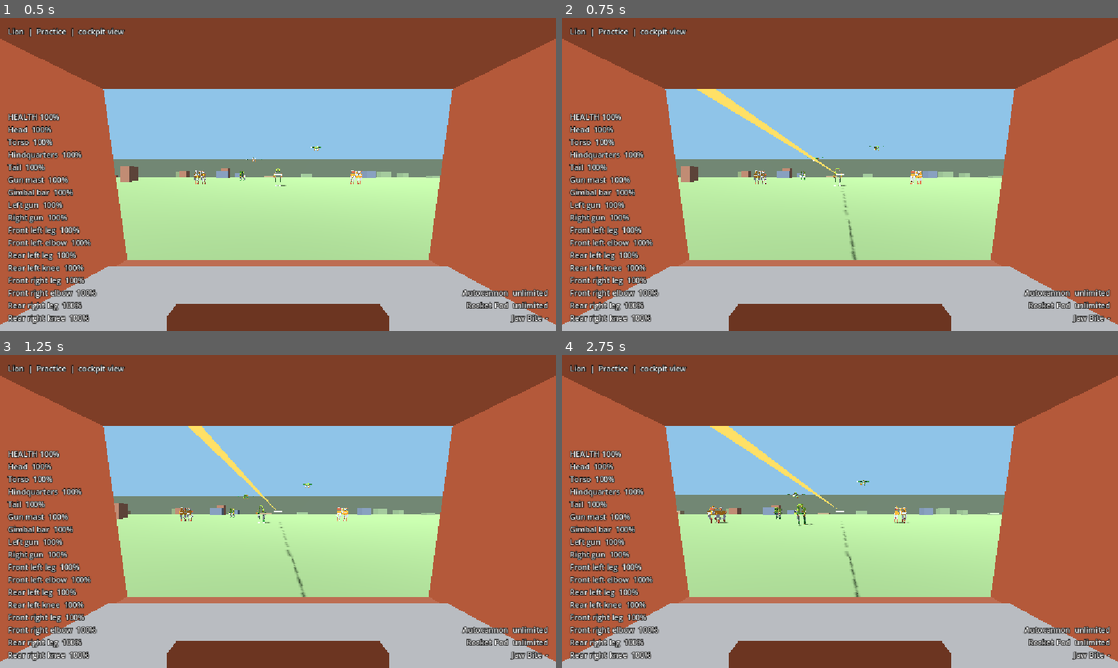
Above: before the commit, frames 1-4 (two rows, left to right).
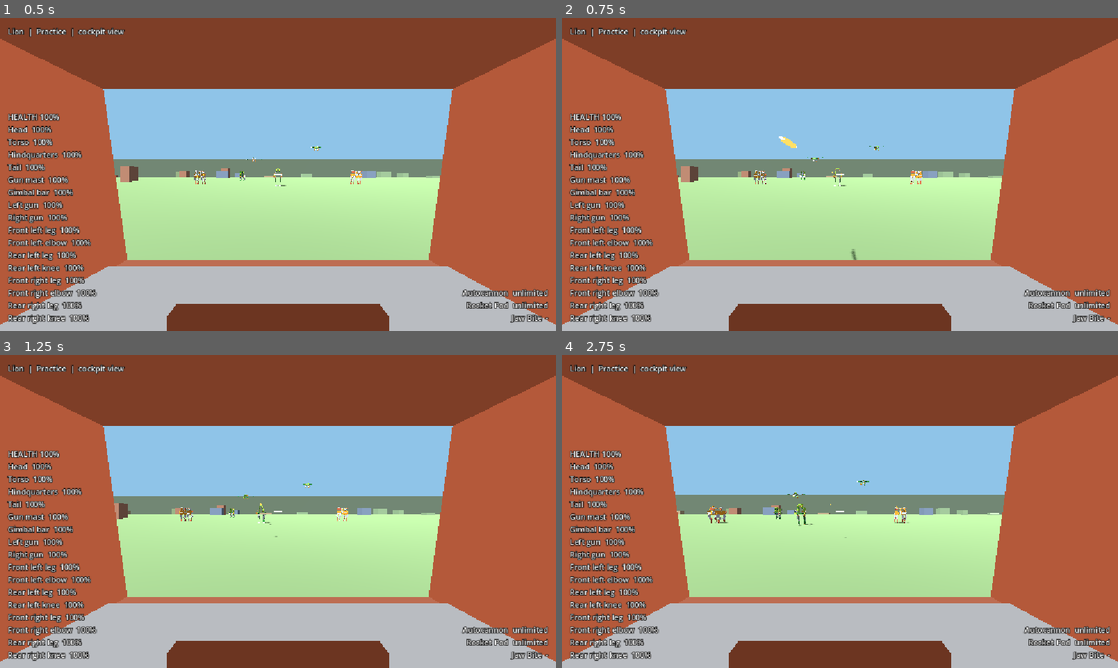
Above: after the commit, the same moments.

Repository: jacksonhcnz/animalmechcombatgame
Game: Godot game, scene res://scenes/test_range.tscn
Two runs of this game, one before a commit and one after it. Both use one fixed random seed, a clock stepped at 60 frames per second and the inputs below. This scene is started directly instead of the project's main scene.
Inputs (mouse positions are in pixels of both pictures, inside the frame that each line leads up to):
- Up to frame 1 (0.5 s): no input
- Up to frame 2 (0.75 s): tap Enter at 0.5 s; move the mouse to (962, 158) at 0.52 s; press the mouse at (962, 158) at 0.53 s; hold E (strafe_right) from 0.53 s (still down)
- Up to frame 3 (1.25 s): keep holding E (strafe_right)
- Up to frame 4 (2.75 s): move the mouse to (812, 511) at 1.27 s; release E (strafe_right) at 1.28 s; release the mouse at (812, 511) at 1.28 s; hold W (move_forward) from 1.28 s (still down); tap Space (ascend) at 1.35 s; click (812, 511) at 1.55 s; move the mouse to (851, 505) at 2.02 s; press the mouse at (851, 505) at 2.03 s; tap Z (center_aim) at 2.1 s

Frame 1 is identical in both runs. In frame 2, 0.5% of the frame differs, in the area x 24-53%, y 22-74%; in frame 3, 0.4%; in frame 4, 0.6%, in the area x 26-54%, y 22-78%.

Commit message:
Projectiles: bullets fly, grenades arc, rockets look like rockets with blast damage
Co-Authored-By: Claude Sonnet 5.5 <noreply@anthropic.com>
Claude-Session: https://claude.ai/code/session_016ZAQzFNjMzKqDtLtG2bAjQ

Diff:
--- a/data/balance.json
+++ b/data/balance.json
@@ -1,4 +1,4 @@
 {
-	"version": 4,
+	"version": 5,
 	"notes": "Bump the version whenever any gameplay value in data/ changes."
 }
--- a/data/weapons/autocannon.json
+++ b/data/weapons/autocannon.json
@@ -10,6 +10,7 @@
 	"weight": 15.0,
 	"ammo_weight": 0.05,
 	"spread_deg": 0.4,
+	"projectile": {"model": "bullet", "speed": 260.0},
 	"tracer_color": "#ffe066",
 	"muzzle": 2.45,
 	"visual": [
--- a/data/weapons/flak_burst.json
+++ b/data/weapons/flak_burst.json
@@ -10,6 +10,7 @@
 	"weight": 10.0,
 	"ammo_weight": 0.2,
 	"spread_deg": 3.0,
+	"projectile": {"model": "pellet", "speed": 180.0, "gravity": 4.0, "splash_radius": 4.0, "splash_damage": 8.0},
 	"tracer_color": "#ff6ad5",
 	"muzzle": 1.6,
 	"visual": [
--- a/data/weapons/grenade_launcher.json
+++ b/data/weapons/grenade_launcher.json
@@ -10,6 +10,7 @@
 	"weight": 14.0,
 	"ammo_weight": 0.5,
 	"spread_deg": 2.0,
+	"projectile": {"model": "grenade", "speed": 75.0, "gravity": 22.0, "min_arc_deg": 20.0, "splash_radius": 7.0, "splash_damage": 30.0},
 	"tracer_color": "#b6ff6a",
 	"muzzle": 1.7,
 	"visual": [
--- a/data/weapons/machine_gun.json
+++ b/data/weapons/machine_gun.json
@@ -10,6 +10,7 @@
 	"weight": 12.0,
 	"ammo_weight": 0.03,
 	"spread_deg": 0.9,
+	"projectile": {"model": "bullet", "speed": 240.0},
 	"tracer_color": "#fff0a0",
 	"muzzle": 1.5,
 	"visual": [
--- a/data/weapons/rocket_pod.json
+++ b/data/weapons/rocket_pod.json
@@ -10,6 +10,7 @@
 	"weight": 20.0,
 	"ammo_weight": 1.0,
 	"spread_deg": 1.2,
+	"projectile": {"model": "rocket", "speed": 130.0, "splash_radius": 6.0, "splash_damage": 25.0},
 	"tracer_color": "#ff8a4a",
 	"muzzle": 1.0,
 	"visual": [
--- a/data/weapons/sniper_cannon.json
+++ b/data/weapons/sniper_cannon.json
@@ -10,6 +10,7 @@
 	"weight": 22.0,
 	"ammo_weight": 0.6,
 	"spread_deg": 0.05,
+	"projectile": {"model": "bullet", "speed": 520.0},
 	"tracer_color": "#9fe8ff",
 	"muzzle": 3.6,
 	"visual": [
--- a/scripts/core/game_data.gd
+++ b/scripts/core/game_data.gd
@@ -8,6 +8,7 @@
 const MOVEMENT_TYPES: Array[String] = ["ground", "flying"]
 const WEAPON_KINDS: Array[String] = ["ranged", "melee"]
 const WEAPON_SLOTS: Array[String] = ["primary", "secondary", "melee"]
+const PROJECTILE_MODELS: Array[String] = ["bullet", "pellet", "rocket", "grenade"]
 const TONES: Array[String] = ["primary", "accent", "dark"]
 
 static var _cache: Dictionary = {}
@@ -87,6 +88,16 @@
 	for key in ["damage", "range", "fire_interval"]:
 		if float(w.get(key, 0.0)) <= 0.0:
 			p.append("%s: %s must be greater than 0" % [tag, key])
+	if w.has("projectile"):
+		var shot: Variant = w["projectile"]
+		if not shot is Dictionary or float(shot.get("speed", 0.0)) <= 0.0:
+			p.append("%s: projectile needs a speed above 0" % tag)
+		elif not PROJECTILE_MODELS.has(str(shot.get("model", ""))):
+			p.append("%s: projectile model must be one of %s" % [tag, PROJECTILE_MODELS])
+		elif float(shot.get("gravity", 0.0)) < 0.0 or float(shot.get("splash_radius", 0.0)) < 0.0 or float(shot.get("splash_damage", 0.0)) < 0.0:
+			p.append("%s: projectile gravity, splash_radius and splash_damage cannot be negative" % tag)
+		if w.get("kind", "") == "melee":
+			p.append("%s: melee weapons cannot fire projectiles" % tag)
 	if w.has("visual"):
 		p.append_array(_validate_visual(tag, w["visual"]))
 		if float(w.get("muzzle", 0.0)) <= 0.0:
--- a/scripts/mech/mech.gd
+++ b/scripts/mech/mech.gd
@@ -11,6 +11,10 @@
 signal destroyed(mech: Mech)
 ## A shot was fired. Servers broadcast it so every client can draw the tracer.
 signal fired(from: Vector3, to: Vector3, color: Color)
+## A real projectile left the muzzle: its start data, so a server can tell its clients.
+signal projectile_launched(info: Dictionary)
+## A projectile ended (hit something or ran out of life) at a position.
+signal projectile_ended(id: int, pos: Vector3, exploded: bool)
 
 const LAYER_WORLD := 1
 const LAYER_HITBOX := 2
@@ -86,6 +90,7 @@
 func setup(mech_id: String, ruleset: Ruleset, loadout: Dictionary = {}) -> void:
 	def = Loadout.apply(GameData.get_entry("mechs", mech_id), loadout)
 	rules = ruleset
+	add_to_group("mechs")
 	name = def.get("name", mech_id)
 	damage = DamageModel.new(def, ruleset)
 	damage.part_disabled.connect(_on_part_disabled)
@@ -336,6 +341,9 @@
 
 
 func _fire(weapon: WeaponState) -> void:
+	if weapon.def.has("projectile"):
+		_launch(weapon)
+		return
 	var origin := aim_origin()
 	var dir := aim_direction()
 	var spread := deg_to_rad(float(weapon.def.get("spread_deg", 0.0)))
@@ -362,6 +370,51 @@
 		var muzzle := mount_position(weapon.mount_id)
 		fired.emit(muzzle, end, tracer_color)
 		spawn_tracer(get_parent(), muzzle, end, tracer_color)
+
+
+## Fires a projectile from the muzzle at the point the crosshair is on. Grenades are lobbed
+## on an arc to land there.
+func _launch(weapon: WeaponState) -> void:
+	var origin := aim_origin()
+	var dir := aim_direction()
+	var spread := deg_to_rad(float(weapon.def.get("spread_deg", 0.0)))
+	if spread > 0.0:
+		dir = _apply_spread(dir, spread)
+	var reach := float(weapon.def["range"])
+	var aim_point := origin + dir * reach
+	var query := PhysicsRayQueryParameters3D.create(origin, aim_point, LAYER_WORLD | LAYER_HITBOX)
+	query.collide_with_areas = true
+	query.collide_with_bodies = true
+	query.exclude = _own_rids
+	var hit := get_world_3d().direct_space_state.intersect_ray(query)
+	if not hit.is_empty():
+		aim_point = hit["position"]
+	var muzzle := mount_position(weapon.mount_id)
+	var shot := Projectile.fire(weapon.def, muzzle, aim_point, self, float(def.get("damage_mult", 1.0)))
+	var parent := get_parent()
+	if parent == null:
+		shot.free()
+		return
+	parent.add_child(shot)
+	shot.global_position = muzzle
+	shot.finished.connect(func(id: int, pos: Vector3, exploded: bool) -> void: projectile_ended.emit(id, pos, exploded))
+	projectile_launched.emit(shot.to_info())
+
+
+func own_rids() -> Array[RID]:
+	return _own_rids
+
+
+## The part whose hitbox is nearest a point, as [part id, distance]. Used for blast damage.
+func nearest_part(point: Vector3) -> Array:
+	var best_id := ""
+	var best := INF
+	for part_id in _hitboxes:
+		var distance := (_hitboxes[part_id] as Node3D).global_position.distance_to(point)
+		if distance < best:
+			best = distance
+			best_id = part_id
+	return [best_id, best]
 
 
 func _apply_spread(dir: Vector3, spread: float) -> Vector3:
--- /dev/null
+++ b/scripts/mech/projectile.gd
@@ -0,0 +1,293 @@
+class_name Projectile
+extends Node3D
+## A shot in flight. The server (or the offline test range) runs the real one: it flies,
+## falls under gravity if the weapon has any (grenades arc), hits the first thing in its path
+## and deals damage. Network clients run a visual copy that does no damage and is ended by
+## a message from the server.
+
+signal finished(id: int, pos: Vector3, exploded: bool)
+
+const LIFT := Vector3.UP
+
+static var _next_id: int = 1
+
+var id: int = 0
+var model: String = "bullet"
+var velocity: Vector3 = Vector3.ZERO
+var gravity: float = 0.0
+var life: float = 2.0
+var color: Color = Color.WHITE
+var damage_amount: float = 0.0
+var splash_radius: float = 0.0
+var splash_damage: float = 0.0
+var shooter: Mech
+var authoritative: bool = false
+
+var _done: bool = false
+
+
+## A real projectile for a weapon, fired from `muzzle` towards `aim_point`.
+static func fire(weapon_def: Dictionary, muzzle: Vector3, aim_point: Vector3, shooter_mech: Mech, damage_mult: float) -> Projectile:
+	var cfg: Dictionary = weapon_def["projectile"]
+	var p := Projectile.new()
+	p.id = _next_id
+	_next_id += 1
+	p.model = str(cfg.get("model", "bullet"))
+	p.gravity = float(cfg.get("gravity", 0.0))
+	var speed := float(cfg["speed"])
+	p.velocity = launch_velocity(muzzle, aim_point, speed, p.gravity, float(cfg.get("min_arc_deg", 0.0)))
+	var reach := float(weapon_def["range"])
+	p.life = reach / speed + 0.3 if p.gravity <= 0.0 else 9.0
+	p.color = Color.html(str(weapon_def.get("tracer_color", "#ffffff")))
+	p.damage_amount = float(weapon_def["damage"]) * damage_mult
+	p.splash_radius = float(cfg.get("splash_radius", 0.0))
+	p.splash_damage = float(cfg.get("splash_damage", 0.0)) * damage_mult
+	p.shooter = shooter_mech
+	p.authoritative = true
+	return p
+
+
+## The velocity to launch with so a shot reaches `to`. With no gravity it is straight at the
+## target. With gravity it is a lob: the low arc at full speed, or, when that would be flatter
+## than `min_arc_deg`, a slower throw at that steeper angle so the arc stays clearly visible.
+## Out of reach it is the 45 degree angle at full speed, which goes furthest.
+static func launch_velocity(from: Vector3, to: Vector3, speed: float, g: float, min_arc_deg: float = 0.0) -> Vector3:
+	var delta := to - from
+	if g <= 0.0:
+		return (delta.normalized() if delta.length() > 0.01 else Vector3.FORWARD) * speed
+	var flat := Vector3(delta.x, 0.0, delta.z)
+	var x := flat.length()
+	if x < 0.01:
+		return (Vector3.UP if delta.y > 0.0 else Vector3.DOWN) * speed
+	var v2 := speed * speed
+	var disc := v2 * v2 - g * (g * x * x + 2.0 * delta.y * v2)
+	if disc < 0.0:
+		return (flat.normalized() * cos(PI / 4.0) + Vector3.UP * sin(PI / 4.0)) * speed
+	var angle := atan((v2 - sqrt(disc)) / (g * x))
+	var chosen_speed := speed
+	var floor_angle := deg_to_rad(min_arc_deg)
+	if angle < floor_angle:
+		var denominator := 2.0 * cos(floor_angle) * cos(floor_angle) * (x * tan(floor_angle) - delta.y)
+		if denominator > 0.0:
+			var needed := sqrt(g * x * x / denominator)
+			if needed <= speed:
+				angle = floor_angle
+				chosen_speed = needed
+	return (flat.normalized() * cos(angle) + Vector3.UP * sin(angle)) * chosen_speed
+
+
+func to_info() -> Dictionary:
+	return {"id": id, "model": model, "pos": global_position if is_inside_tree() else position, "vel": velocity, "g": gravity, "life": life, "color": color.to_html(false), "r": splash_radius}
+
+
+## A display-only copy built from `to_info` (what a network client does).
+static func from_info(info: Dictionary) -> Projectile:
+	var p := Projectile.new()
+	p.id = int(info["id"])
+	p.model = str(info["model"])
+	p.velocity = info["vel"]
+	p.gravity = float(info["g"])
+	p.life = float(info["life"])
+	p.color = Color.html(str(info["color"]))
+	p.splash_radius = float(info.get("r", 0.0))
+	return p
+
+
+func _ready() -> void:
+	_build_model()
+	_face_velocity()
+
+
+func _physics_process(delta: float) -> void:
+	if _done:
+		return
+	var from := global_position
+	velocity.y -= gravity * delta
+	var to := from + velocity * delta
+	life -= delta
+	if authoritative:
+		var query := PhysicsRayQueryParameters3D.create(from, to, Mech.LAYER_WORLD | Mech.LAYER_HITBOX)
+		query.collide_with_areas = true
+		query.collide_with_bodies = true
+		if shooter != null and is_instance_valid(shooter):
+			query.exclude = shooter.own_rids()
+		var hit := get_world_3d().direct_space_state.intersect_ray(query)
+		if not hit.is_empty():
+			global_position = hit["position"]
+			_impact(hit["collider"])
+			return
+		if life <= 0.0:
+			# A lob that never reached anything still bursts where it stopped.
+			_end(gravity > 0.0 and splash_radius > 0.0)
+			return
+	elif life <= 0.0:
+		_end(false)
+		return
+	global_position = to
+	_face_velocity()
+
+
+func _face_velocity() -> void:
+	if velocity.length() > 0.1:
+		var dir := velocity.normalized()
+		var up := Vector3.UP if absf(dir.y) < 0.98 else Vector3.RIGHT
+		global_basis = Basis.looking_at(dir, up)
+
+
+func _impact(collider: Object) -> void:
+	var direct: Mech = null
+	if collider is Node and collider.has_meta("part_id"):
+		direct = collider.get_meta("mech")
+		if is_instance_valid(direct) and shooter != null:
+			direct.take_hit(collider.get_meta("part_id"), damage_amount, shooter)
+		else:
+			direct = null
+	if splash_radius > 0.0 and splash_damage > 0.0:
+		for node in get_tree().get_nodes_in_group("mechs"):
+			var other := node as Mech
+			if other == null or other == direct or other == shooter or other.is_dead() or other.remote_mode:
+				continue
+			var near := other.nearest_part(global_position)
+			var distance := float(near[1])
+			if distance < splash_radius:
+				other.take_hit(str(near[0]), splash_damage * (1.0 - distance / splash_radius), shooter)
+	_end(splash_radius > 0.0)
+
+
+func _end(exploded: bool) -> void:
+	if _done:
+		return
+	_done = true
+	finished.emit(id, global_position, exploded)
+	if exploded:
+		spawn_explosion(get_parent(), global_position, splash_radius, color)
+	queue_free()
+
+
+## A quick expanding burst, used where a rocket or grenade lands.
+static func spawn_explosion(parent: Node, pos: Vector3, radius: float, tint: Color) -> void:
+	if parent == null or not parent.is_inside_tree() or radius <= 0.0:
+		return
+	var ball := MeshInstance3D.new()
+	var sphere := SphereMesh.new()
+	sphere.radius = 1.0
+	sphere.height = 2.0
+	sphere.radial_segments = 12
+	sphere.rings = 6
+	ball.mesh = sphere
+	var material := StandardMaterial3D.new()
+	material.albedo_color = Color(1.0, 0.6, 0.2, 0.85).lerp(tint, 0.25)
+	material.shading_mode = BaseMaterial3D.SHADING_MODE_UNSHADED
+	material.transparency = BaseMaterial3D.TRANSPARENCY_ALPHA
+	ball.material_override = material
+	ball.scale = Vector3.ONE * radius * 0.2
+	parent.add_child(ball)
+	ball.global_position = pos
+	var tween := ball.create_tween()
+	tween.set_parallel(true)
+	tween.tween_property(ball, "scale", Vector3.ONE * radius * 0.6, 0.35)
+	tween.tween_property(material, "albedo_color:a", 0.0, 0.35)
+	tween.chain().tween_callback(ball.queue_free)
+
+
+# ---- models
+
+func _build_model() -> void:
+	match model:
+		"rocket":
+			_build_rocket()
+		"grenade":
+			_build_grenade()
+		"pellet":
+			_add_mesh(_sphere(0.34), Vector3.ZERO, Vector3.ZERO, color, true)
+		_:
+			var length := 1.4
+			_add_mesh(_box(Vector3(0.16, 0.16, length)), Vector3.ZERO, Vector3.ZERO, color, true)
+			_add_mesh(_box(Vector3(0.07, 0.07, length * 1.5)), Vector3.ZERO, Vector3.ZERO, Color.WHITE, true)
+
+
+func _build_rocket() -> void:
+	var metal := Color("#d3d6da")
+	var red := Color("#c0392b")
+	_add_mesh(_cylinder(0.36, 0.36, 1.7), Vector3.ZERO, Vector3(90, 0, 0), metal, false)
+	_add_mesh(_cylinder(0.0, 0.36, 0.7), Vector3(0, 0, -1.2), Vector3(-90, 0, 0), red, false)
+	_add_mesh(_cylinder(0.38, 0.38, 0.12), Vector3(0, 0, -0.5), Vector3(90, 0, 0), red, false)
+	_add_mesh(_box(Vector3(0.9, 0.05, 0.45)), Vector3(0, 0, 0.7), Vector3.ZERO, red, false)
+	_add_mesh(_box(Vector3(0.05, 0.9, 0.45)), Vector3(0, 0, 0.7), Vector3.ZERO, red, false)
+	_add_mesh(_cylinder(0.3, 0.3, 0.2), Vector3(0, 0, 0.9), Vector3(90, 0, 0), Color("#555a60"), false)
+	_add_mesh(_cylinder(0.0, 0.26, 1.1), Vector3(0, 0, 1.5), Vector3(90, 0, 0), Color(1.0, 0.7, 0.2), true)
+	var trail := CPUParticles3D.new()
+	trail.amount = 28
+	trail.lifetime = 0.7
+	trail.local_coords = false
+	trail.position = Vector3(0, 0, 1.2)
+	trail.direction = Vector3.ZERO
+	trail.spread = 180.0
+	trail.initial_velocity_min = 0.0
+	trail.initial_velocity_max = 0.6
+	trail.gravity = Vector3.ZERO
+	var puff := SphereMesh.new()
+	puff.radius = 0.22
+	puff.height = 0.44
+	puff.radial_segments = 8
+	puff.rings = 4
+	var puff_material := StandardMaterial3D.new()
+	puff_material.vertex_color_use_as_albedo = true
+	puff_material.shading_mode = BaseMaterial3D.SHADING_MODE_UNSHADED
+	puff_material.transparency = BaseMaterial3D.TRANSPARENCY_ALPHA
+	puff.material = puff_material
+	trail.mesh = puff
+	var ramp := Gradient.new()
+	ramp.set_color(0, Color(1.0, 0.75, 0.3, 0.9))
+	ramp.set_color(1, Color(0.6, 0.6, 0.62, 0.0))
+	trail.color_ramp = ramp
+	trail.scale_amount_min = 0.6
+	trail.scale_amount_max = 1.4
+	add_child(trail)
+
+
+func _build_grenade() -> void:
+	_add_mesh(_sphere(0.8), Vector3.ZERO, Vector3.ZERO, Color("#556b2f"), false)
+	_add_mesh(_cylinder(0.86, 0.86, 0.14), Vector3.ZERO, Vector3(90, 0, 0), Color("#d3d6da"), false)
+	_add_mesh(_cylinder(0.3, 0.3, 0.22), Vector3(0, 0, -0.42), Vector3(90, 0, 0), Color("#d3d6da"), false)
+	_add_mesh(_box(Vector3(0.1, 0.1, 0.34)), Vector3(0, 0.42, 0.1), Vector3.ZERO, Color("#c0392b"), false)
+
+
+func _add_mesh(mesh: Mesh, pos: Vector3, rot_deg: Vector3, tint: Color, unshaded: bool) -> void:
+	var node := MeshInstance3D.new()
+	node.mesh = mesh
+	var material := StandardMaterial3D.new()
+	material.albedo_color = tint
+	material.roughness = 1.0
+	if unshaded:
+		material.shading_mode = BaseMaterial3D.SHADING_MODE_UNSHADED
+	node.material_override = material
+	node.position = pos
+	node.rotation_degrees = rot_deg
+	add_child(node)
+
+
+static func _box(size: Vector3) -> BoxMesh:
+	var box := BoxMesh.new()
+	box.size = size
+	return box
+
+
+static func _sphere(diameter: float) -> SphereMesh:
+	var sphere := SphereMesh.new()
+	sphere.radius = diameter * 0.5
+	sphere.height = diameter
+	sphere.radial_segments = 12
+	sphere.rings = 6
+	return sphere
+
+
+## Cylinder along the up axis, with separate top and bottom diameters (a top of 0 makes a cone).
+static func _cylinder(top: float, bottom: float, length: float) -> CylinderMesh:
+	var cylinder := CylinderMesh.new()
+	cylinder.top_radius = top * 0.5
+	cylinder.bottom_radius = bottom * 0.5
+	cylinder.height = length
+	cylinder.radial_segments = 12
+	cylinder.rings = 1
+	return cylinder
--- a/scripts/net/net_session.gd
+++ b/scripts/net/net_session.gd
@@ -67,6 +67,8 @@
 var _pilot_name: String = ""
 var _mech_choice: String = ""
 var _loadout_choice: Dictionary = {}
+## Display copies of the server's projectiles, by id (clients only).
+var _shots: Dictionary = {}
 ## Tests only: pretend to have a different balance version.
 var test_balance: int = -1
 
@@ -297,6 +299,12 @@
 	mech.fired.connect(func(from: Vector3, to: Vector3, color: Color) -> void:
 		if not multiplayer.get_peers().is_empty():
 			s_tracer.rpc(from, to, color.to_html(false)))
+	mech.projectile_launched.connect(func(info: Dictionary) -> void:
+		if not multiplayer.get_peers().is_empty():
+			s_projectile.rpc(info))
+	mech.projectile_ended.connect(func(id: int, pos: Vector3, exploded: bool) -> void:
+		if not multiplayer.get_peers().is_empty():
+			s_projectile_end.rpc(id, pos, exploded))
 	if slot.is_local:
 		mech.make_player()
 		local_mech = mech
@@ -614,6 +622,29 @@
 	Mech.spawn_tracer(mechs_root, from, to, Color.html(color_html))
 
 
+## A projectile left a muzzle. The client flies a display copy the same way.
+@rpc("authority", "call_remote", "reliable")
+func s_projectile(info: Dictionary) -> void:
+	if not (info.get("pos") is Vector3 and info.get("vel") is Vector3):
+		return
+	var shot := Projectile.from_info(info)
+	_shots[shot.id] = shot
+	shot.tree_exited.connect(func() -> void: _shots.erase(shot.id))
+	mechs_root.add_child(shot)
+	shot.global_position = info["pos"]
+
+
+## The server says a projectile ended: remove the copy and show the burst.
+@rpc("authority", "call_remote", "reliable")
+func s_projectile_end(id: int, pos: Vector3, exploded: bool) -> void:
+	var shot: Projectile = _shots.get(id)
+	if shot != null and is_instance_valid(shot):
+		if exploded:
+			Projectile.spawn_explosion(mechs_root, pos, shot.splash_radius, shot.color)
+		shot.queue_free()
+	_shots.erase(id)
+
+
 ## Where every mech is, a few times a second.
 @rpc("authority", "call_remote", "unreliable_ordered")
 func s_state(server_time: float, entries: Array) -> void:
--- /dev/null
+++ b/tests/projectile_test.gd
@@ -0,0 +1,137 @@
+extends SceneTree
+## Shots are projectiles: they take time to arrive, grenades fly an arc, rockets burst, and
+## the data a server sends lets a client draw the same shot. Run with:
+##   godot --headless --path . --script tests/projectile_test.gd
+
+var _checks := 0
+var _failures := 0
+var _range: Node3D
+
+
+func _initialize() -> void:
+	create_timer(90.0).timeout.connect(func() -> void:
+		printerr("FAIL: projectile test timed out")
+		quit(1))
+	_run()
+
+
+func _check(condition: bool, message: String) -> void:
+	_checks += 1
+	if not condition:
+		_failures += 1
+		printerr("FAIL: " + message)
+
+
+func _frames(count: int) -> void:
+	for i in count:
+		await physics_frame
+
+
+func _run() -> void:
+	_range = load("res://scenes/test_range.tscn").instantiate()
+	root.add_child(_range)
+	await _frames(40)
+	_range.controller.set_physics_process(false)
+	_test_arc_math()
+	await _test_bullet_takes_time()
+	await _test_grenade_arc()
+	await _test_rocket_splash()
+	_test_info_round_trip()
+	print("%d checks, %d failed" % [_checks, _failures])
+	quit(1 if _failures > 0 else 0)
+
+
+func _test_arc_math() -> void:
+	var from := Vector3.ZERO
+	var to := Vector3(0.0, 0.0, -100.0)
+	var launch := Projectile.launch_velocity(from, to, 75.0, 22.0)
+	_check(launch.y > 1.0, "a grenade is launched upwards to arc onto a level target")
+	_check(is_equal_approx(launch.length(), 75.0), "a long lob uses full speed")
+	var flat := Vector2(launch.x, launch.z).length()
+	var angle := atan2(launch.y, flat)
+	var landing := 75.0 * 75.0 * sin(2.0 * angle) / 22.0
+	_check(absf(landing - 100.0) < 0.5, "the launch angle lands on the target (%.1f m)" % landing)
+	var straight := Projectile.launch_velocity(from, to, 260.0, 0.0)
+	_check(is_zero_approx(straight.y), "a bullet with no gravity flies straight at the aim point")
+	var far := Projectile.launch_velocity(from, Vector3(0.0, 0.0, -900.0), 75.0, 22.0)
+	_check(absf(far.normalized().y - sin(PI / 4.0)) < 0.01, "out of reach, a lob uses the 45 degree angle")
+	var near := Projectile.launch_velocity(from, Vector3(0.0, -3.0, -25.0), 75.0, 22.0, 20.0)
+	_check(atan2(near.y, Vector2(near.x, near.z).length()) > deg_to_rad(19.0) and near.length() < 75.0, "a close lob is thrown slower on a visible arc")
+
+
+func _stand_back(target: Mech) -> Mech:
+	var player: Mech = _range.player
+	player.global_position = target.global_position + Vector3(0.0, 0.3, 25.0)
+	player.rotation = Vector3.ZERO
+	player.velocity = Vector3.ZERO
+	player.aim_yaw = 0.0
+	player.aim_pitch = 0.0
+	await _frames(3)
+	return player
+
+
+func _shot(weapon_id: String, player: Mech, aim_point: Vector3) -> Projectile:
+	var weapon_def := GameData.get_entry("weapons", weapon_id)
+	var shot := Projectile.fire(weapon_def, player.global_position + Vector3(0.0, 6.0, 0.0), aim_point, player, 1.0)
+	_range.add_child(shot)
+	shot.global_position = player.global_position + Vector3(0.0, 6.0, 0.0)
+	return shot
+
+
+func _test_bullet_takes_time() -> void:
+	_range.start("lion", "standard")
+	await _frames(10)
+	var target: Mech = _range.targets[0]
+	var player := await _stand_back(target)
+	var before: float = target.damage.total_ratio()
+	player.controls.fire_primary = true
+	await physics_frame
+	player.controls.fire_primary = false
+	_check(target.damage.total_ratio() == before, "a bullet does not hit the instant it is fired")
+	await _frames(40)
+	_check(target.damage.total_ratio() < before, "the bullet arrives and damages the dummy")
+
+
+func _test_grenade_arc() -> void:
+	_range.start("lion", "standard")
+	await _frames(10)
+	var target: Mech = _range.targets[0]
+	var player := await _stand_back(target)
+	var before: float = target.damage.total_ratio()
+	var aim := target.global_position + Vector3(0.0, 3.0, 0.0)
+	var shot := _shot("grenade_launcher", player, aim)
+	var start_y := shot.global_position.y
+	var peak := start_y
+	for i in 240:
+		await physics_frame
+		if not is_instance_valid(shot) or not shot.is_inside_tree():
+			break
+		peak = maxf(peak, shot.global_position.y)
+	_check(peak > start_y + 1.0, "a grenade rises on an arc (peak %.1f above the muzzle)" % (peak - start_y))
+	_check(target.damage.total_ratio() < before, "the grenade lands on the target and damages it")
+
+
+func _test_rocket_splash() -> void:
+	_range.start("lion", "standard")
+	await _frames(10)
+	var target: Mech = _range.targets[0]
+	var player := await _stand_back(target)
+	var before: float = target.damage.total_ratio()
+	var spot := Vector3(target.global_position.x + 4.0, 0.0, target.global_position.z)
+	var shot := _shot("rocket_pod", player, spot)
+	for i in 120:
+		await physics_frame
+		if not is_instance_valid(shot):
+			break
+	_check(not is_instance_valid(shot), "the rocket burst on the ground")
+	_check(target.damage.total_ratio() < before, "the rocket's blast hurts a mech standing nearby")
+
+
+func _test_info_round_trip() -> void:
+	var player: Mech = _range.player
+	var shot := Projectile.fire(GameData.get_entry("weapons", "rocket_pod"), Vector3.ZERO, Vector3(0, 0, -50), player, 1.0)
+	var copy := Projectile.from_info(shot.to_info())
+	_check(copy.id == shot.id and copy.model == "rocket", "a client copy has the same id and model")
+	_check(copy.velocity.is_equal_approx(shot.velocity) and not copy.authoritative, "the copy flies the same way but deals no damage")
+	shot.free()
+	copy.free()
Not shown, added: scripts/mech/projectile.gd.uid
Not shown, added: tests/projectile_test.gd.uid
Not shown, changed: tools/check.sh
